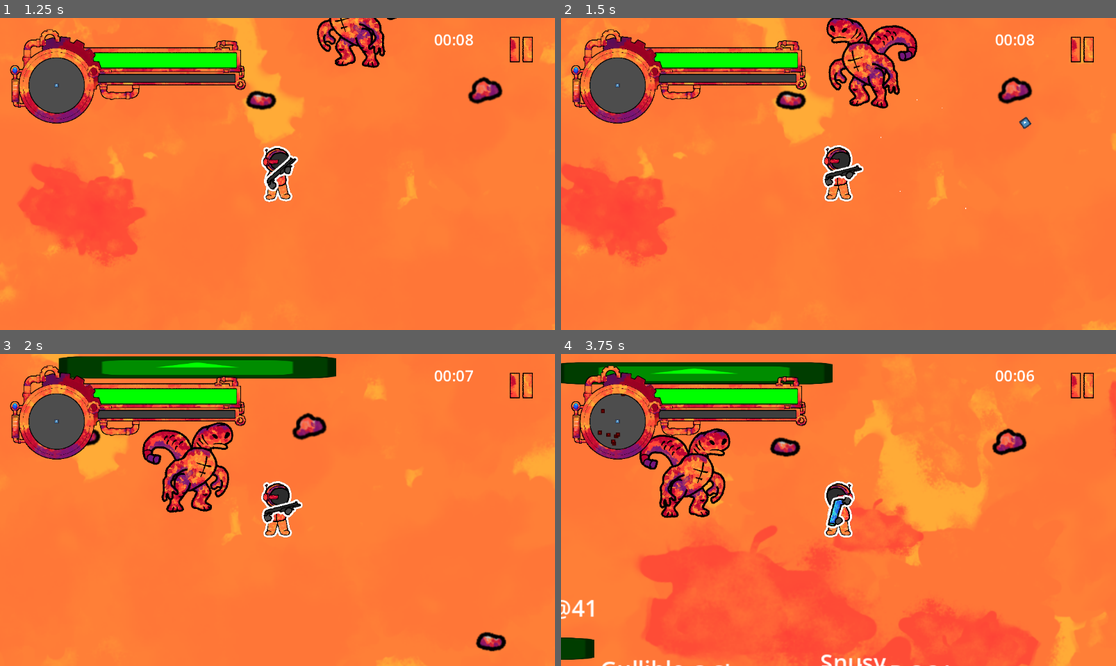
Above: before the commit, frames 1-4 (two rows, left to right).
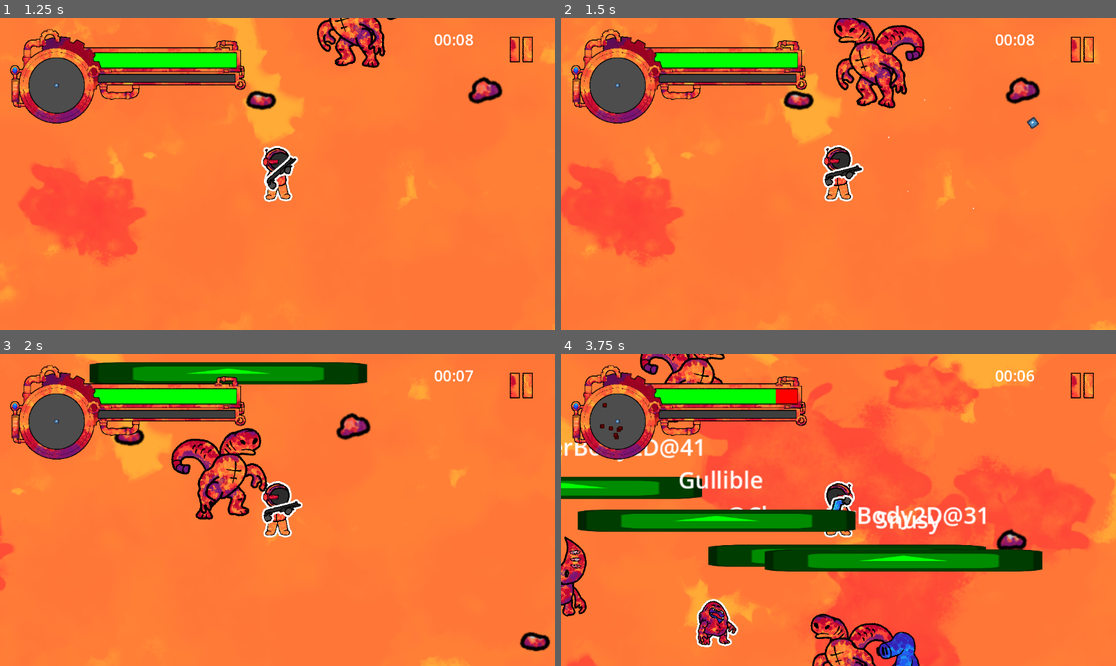
Above: after the commit, the same moments.

Repository: Dzadafa/Gamejam
Game: Godot game, scene res://scenes/world.tscn
Two runs of this game, one before a commit and one after it. Both use one fixed random seed, a clock stepped at 60 frames per second and the inputs below. The engine's default icon, where the game draws it, is replaced by a stand-in: a white triangle on a blue panel in a dark square.
Inputs (mouse positions are in pixels of both pictures, inside the frame that each line leads up to):
- Up to frame 1 (1.25 s): click (288, 167) at 0.5 s
- Up to frame 2 (1.5 s): move the mouse to (960, 158) at 1.27 s; press the mouse at (960, 158) at 1.28 s; hold Right (ui_right) from 1.28 s (still down)
- Up to frame 3 (2 s): keep holding Right (ui_right)
- Up to frame 4 (3.75 s): move the mouse to (727, 525) at 2.02 s; release Right (ui_right) at 2.03 s; release the mouse at (727, 525) at 2.03 s; hold Down (ui_down) 2.03-2.78 s; right-click (727, 525) at 2.1 s; click (727, 525) at 2.3 s; move the mouse to (894, 441) at 2.77 s; press the mouse at (894, 441) at 2.78 s; hold Right (ui_right) 2.78-3.53 s; move the mouse to (810, 572) at 3.52 s; release the mouse at (810, 572) at 3.53 s; hold Up (ui_up) from 3.53 s (still down); tap Q (switch_weapon) at 3.6 s

Frame 1 is identical in both runs. In frame 2, 5.8% of the frame differs, in the area x 0-100%, y 0-100%; in frame 3, 12%; in frame 4, 54%.

Commit message:
feat: particle ray gun

Diff:
--- a/scenes/gun.tscn
+++ b/scenes/gun.tscn
@@ -5,6 +5,7 @@
 [ext_resource type="Texture2D" uid="uid://di0wvuiya4yn1" path="res://assets/player/glove_left.png" id="4_6b133"]
 [ext_resource type="Texture2D" uid="uid://cu24b5ko0cqtt" path="res://assets/player/gun.png" id="4_qd4js"]
 [ext_resource type="Texture2D" uid="uid://m8gs4oiag6jt" path="res://assets/player/glove_right.png" id="5_haq8l"]
+[ext_resource type="Texture2D" uid="uid://ydonwo2exjha" path="res://assets/cutscenes/earth_type_shit.png" id="6_haq8l"]
 
 [sub_resource type="ShaderMaterial" id="ShaderMaterial_haq8l"]
 shader = ExtResource("2_6b133")
@@ -114,6 +115,36 @@
 _data = [Vector2(0, 1), 0.0, 0.0, 0, 0, Vector2(1, 0), 0.0, 0.0, 0, 0]
 point_count = 2
 
+[sub_resource type="CanvasItemMaterial" id="CanvasItemMaterial_bmp1f"]
+particles_animation = true
+particles_anim_h_frames = 1
+particles_anim_v_frames = 1
+particles_anim_loop = false
+
+[sub_resource type="Curve" id="Curve_bmp1f"]
+_data = [Vector2(0, 1), 0.0, 0.0, 0, 0, Vector2(1, 0.032786846), 0.0, 0.0, 0, 0]
+point_count = 2
+
+[sub_resource type="CurveTexture" id="CurveTexture_6oi81"]
+curve = SubResource("Curve_bmp1f")
+
+[sub_resource type="ParticleProcessMaterial" id="ParticleProcessMaterial_6oi81"]
+particle_flag_disable_z = true
+emission_shape_offset = Vector3(0, -1000, 0)
+emission_shape = 3
+emission_box_extents = Vector3(150, 200, 1)
+angle_min = 1.0728835e-05
+angle_max = 180.00002
+radial_velocity_min = -1000.0
+radial_velocity_max = -2.2351742e-05
+gravity = Vector3(0, 0, 0)
+radial_accel_min = -10.000002
+radial_accel_max = -2.2351742e-06
+scale_min = 0.01
+scale_max = 0.02
+scale_curve = SubResource("CurveTexture_6oi81")
+anim_offset_max = 0.5
+
 [node name="Gun" type="Node2D" unique_id=1675322956]
 script = ExtResource("1_dk5gl")
 
@@ -164,4 +195,12 @@
 scale_amount_max = 20.0
 scale_amount_curve = SubResource("Curve_6b133")
 
+[node name="VacuumParticle" type="GPUParticles2D" parent="." unique_id=71911809]
+material = SubResource("CanvasItemMaterial_bmp1f")
+position = Vector2(101, -1)
+scale = Vector2(0.5075665, 0.70607835)
+amount = 20
+texture = ExtResource("6_haq8l")
+process_material = SubResource("ParticleProcessMaterial_6oi81")
+
 [connection signal="timeout" from="ReloadTimer" to="." method="_on_timer_timeout"]
--- a/scripts/enemy_movement.gd
+++ b/scripts/enemy_movement.gd
@@ -33,6 +33,8 @@
 const SPEED : float = 300.0
 const HP : float = 200.0
 const DISTANCE_AREA : float = 50.0
+const MAX_DNA_PER_ENEMY : float = 50.0
+var get_dna : float = 0.0
 
 var player_knockback : float = GameDataManager.KNOCKBACK
 var player_damage = GameDataManager.DAMAGE
@@ -326,6 +328,8 @@
 	is_run_attacking = false
 	global_position = spawn_position
 
+	get_dna = 0.0
+
 	reset_shader_state()
 	setup_enemy()
 
@@ -352,7 +356,16 @@
 			if not BulletPoolManager.isScanning:
 				player_attacked(area.global_position)
 			else:
-				GameDataManager.current_dna += 5.0
+				if get_dna < MAX_DNA_PER_ENEMY:
+					var dna_to_add = 5.0
+					if get_dna + dna_to_add > MAX_DNA_PER_ENEMY:
+						dna_to_add = MAX_DNA_PER_ENEMY - get_dna
+
+					GameDataManager.current_dna += dna_to_add
+					get_dna += dna_to_add
+					print("DNA diambil dari ", name, ": ", get_dna, "/", MAX_DNA_PER_ENEMY)
+				else:
+					pass
 
 func _on_enemy_hit_box_area_area_entered(area: Area2D) -> void:
 	if area.is_in_group("PlayerHurtBox"):
--- a/scripts/gun.gd
+++ b/scripts/gun.gd
@@ -6,6 +6,7 @@
 @onready var animation_gun = $AnimationGun
 @onready var click_particle = $ClickParticleMouse
 @onready var gun_sprite = $CanvasGroup/Gun
+@onready var vacuum_particle = $VacuumParticle
 
 var shoot_gun = preload("res://assets/player/gun.png")
 var ray_gun = preload("res://assets/player/ray_gun.png")
@@ -24,9 +25,11 @@
 	timer.wait_time = 0.25
 	on_scan.connect(BulletPoolManager.get_scanning_gun)
 	gun_sprite.texture = shoot_gun
+	vacuum_particle.emitting = false
 
 func _physics_process(delta: float) -> void:
 	if isReloading:
+		vacuum_particle.emitting = false
 		return
 
 	var is_anybody_chasing = GameDataManager.chasing_count > 0
@@ -39,18 +42,27 @@
 		if isScanning:
 			isScanning = false
 			on_scan.emit(isScanning)
-			print("Safe zone: Kembali ke Shoot Gun")
+			print("Shoot Gun")
 
 	if not isScanning:
 		gun_sprite.texture = shoot_gun
+		vacuum_particle.emitting = false
 		if Input.is_action_just_pressed("klik_kiri_mouse"):
 			spawn_particle()
 			shoot()
 	else:
 		gun_sprite.texture = ray_gun
-		if Input.is_action_pressed("klik_kiri_mouse") and isShooting:
-			spawn_particle()
-			shoot()
+		if Input.is_action_pressed("klik_kiri_mouse"):
+			var offset_to_mouse = get_global_mouse_position() - bullet_spawn_position.global_position
+			var mat = vacuum_particle.process_material as ParticleProcessMaterial
+			if mat:
+				mat.emission_shape_offset = Vector3(offset_to_mouse.x, offset_to_mouse.y, 0)
+			vacuum_particle.emitting = true
+			if isShooting:
+				spawn_particle()
+				shoot()
+		else:
+			vacuum_particle.emitting = false
 
 var n = 0
 func shoot() -> void:
@@ -64,12 +76,6 @@
 
 		isShooting = false
 		GameDataManager.current_ammo -= 1
-
-		if isScanning:
-			GameDataManager.current_dna += 2.0
-
-
-		print("Peluru aktif : " + str(n) + "Sisa: " + str(GameDataManager.current_ammo))
 		n += 1
 
 		bullet.activate(bullet_spawn_position.global_position, shoot_direction)
--- a/scripts/player_movement.gd
+++ b/scripts/player_movement.gd
@@ -3,7 +3,7 @@
 
 signal on_hit_flash(knockback : bool)
 
-const SPEED = 400.0
+const SPEED = 300.0
 const ACCELERATION = SPEED * 5
 const FRICTION = SPEED * 4
 var knockback = GameDataManager.KNOCKBACK
